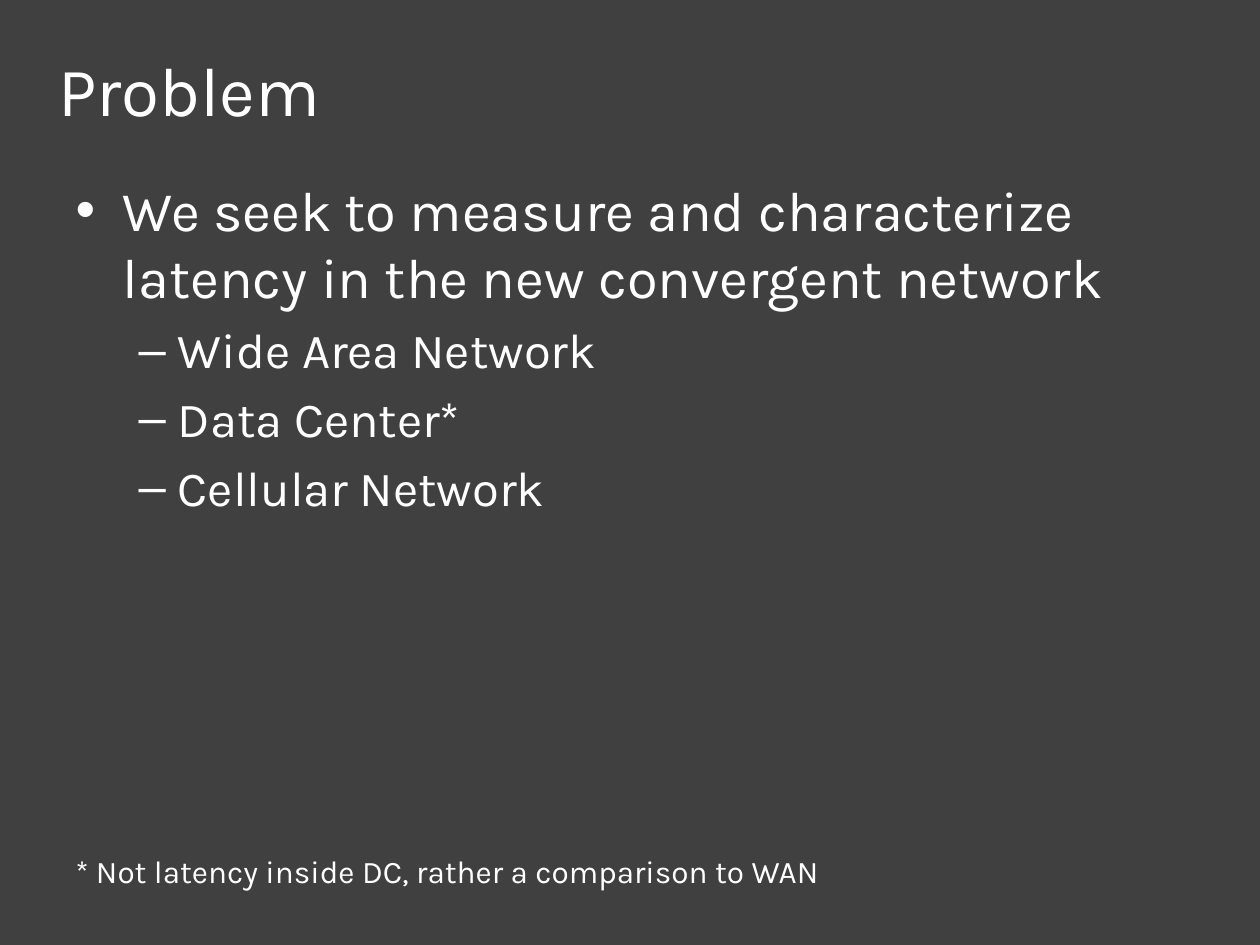
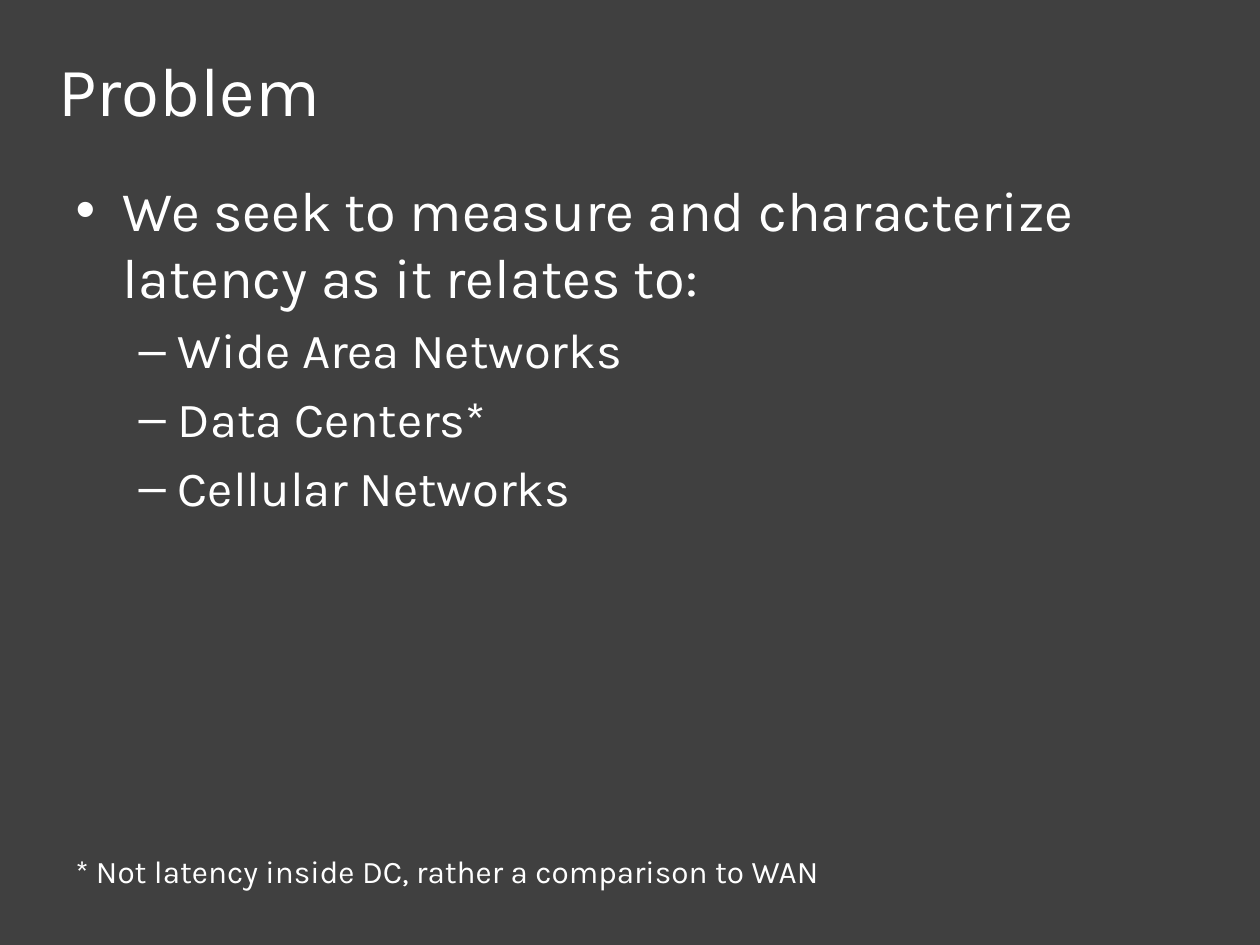
Before and after one commit to nebgnahz/CS268NetworkMeasurement, a slide deck: slide 2 of doc/MidTerm/MidTerm.pptx. Drawn at 1260x945 pixels with LibreOffice and Linux fonts; fonts in the diff are those of the drawing. Boxes give left, top, right and bottom in pixels: in the first picture for what was removed or moved away, otherwise in the second. Text is boxed around its words. In the diff, an @@ line names an element or a change of style, - is before the commit and + after.

```diff
--- a/doc/MidTerm/MidTerm.pptx
+++ b/doc/MidTerm/MidTerm.pptx
@@ text at (123,192,1073,507): text changed @@
-• We seek to measure and characterize latency in the new convergent network
-  – Wide Area Network
-  – Data Center*
-  – Cellular Network
+• We seek to measure and characterize latency as it relates to:
+  – Wide Area Networks
+  – Data Centers*
+  – Cellular Networks
```
Also in this commit, not shown: 3 other slides changed, 3 slides added, 1 slide removed.
